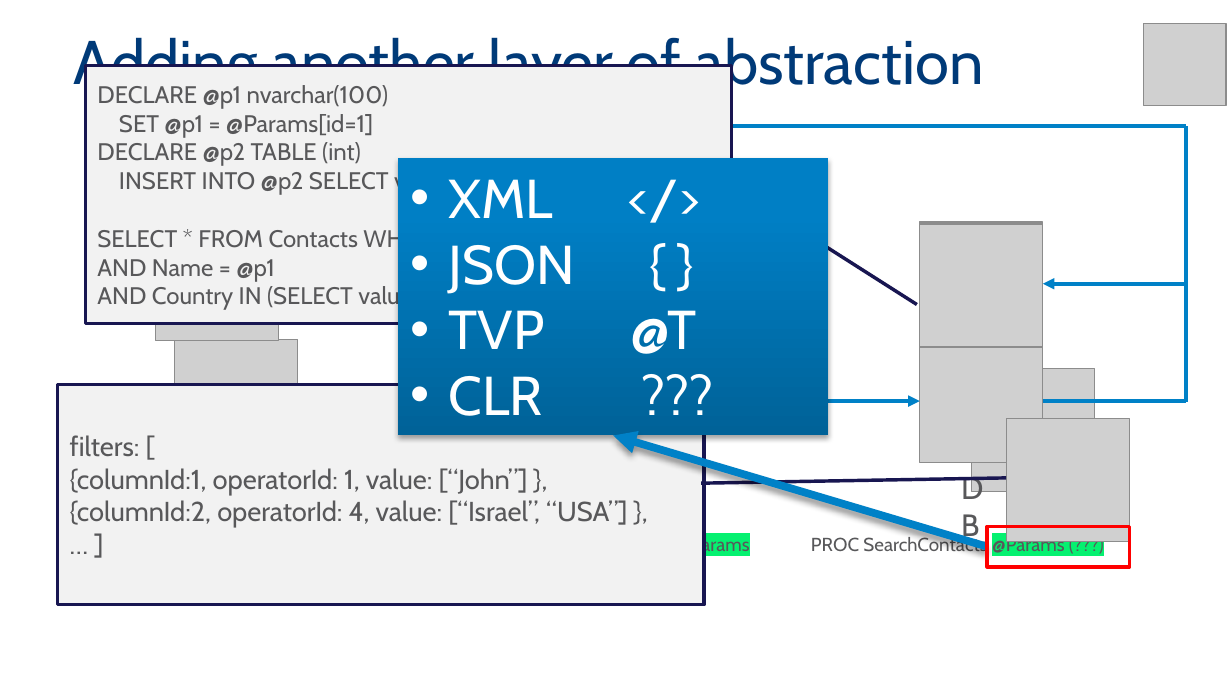
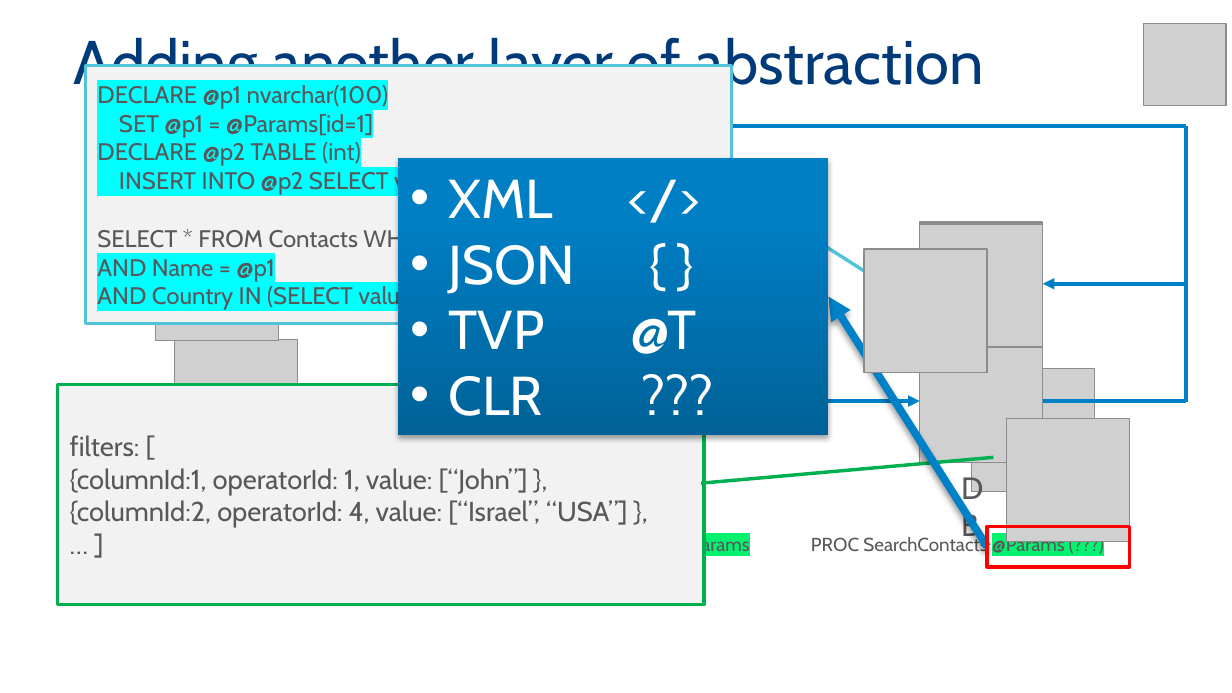
Before and after one commit to MadeiraData/DynamicFilters, a slide deck: slide 20 of DynamicFilters2.pptx. Drawn at 1232x693 pixels with LibreOffice and Linux fonts; fonts in the diff are those of the drawing; grey boxes stand for pictures; background and template pictures are left out. Boxes give left, top, right and bottom in pixels: in the first picture for what was removed or moved away, otherwise in the second. Text is boxed around its words. In the diff, an @@ line names an element or a change of style, - is before the commit and + after.

```diff
--- a/DynamicFilters2.pptx
+++ b/DynamicFilters2.pptx
@@ border callout "DECLARE @p1 nvarchar(100)" at [85,65,732,323]: outline #181651 2 pt to #52C3D8 2 pt @@
@@ text in border callout at [97,82,674,311]: highlight none to #00FFFF in "DECLARE @p1 nvarchar(100)", "SET @p1 = @Params[id=1]", "DECLARE @p2 TABLE (int)", "INSERT INTO @p2 SELECT value FROM @Params[id=2]" and 2 more places @@
@@ picture added at [864,249,987,372] @@
@@ arrow moved from (987, 547) - (614, 436) to (987, 547) - (828, 297) @@
@@ border callout "filters: [" at [58,384,705,605]: outline #181651 2 pt to #00B050 2 pt; proportions changed @@
```
Also in this commit, not shown: 6 other slides changed.
